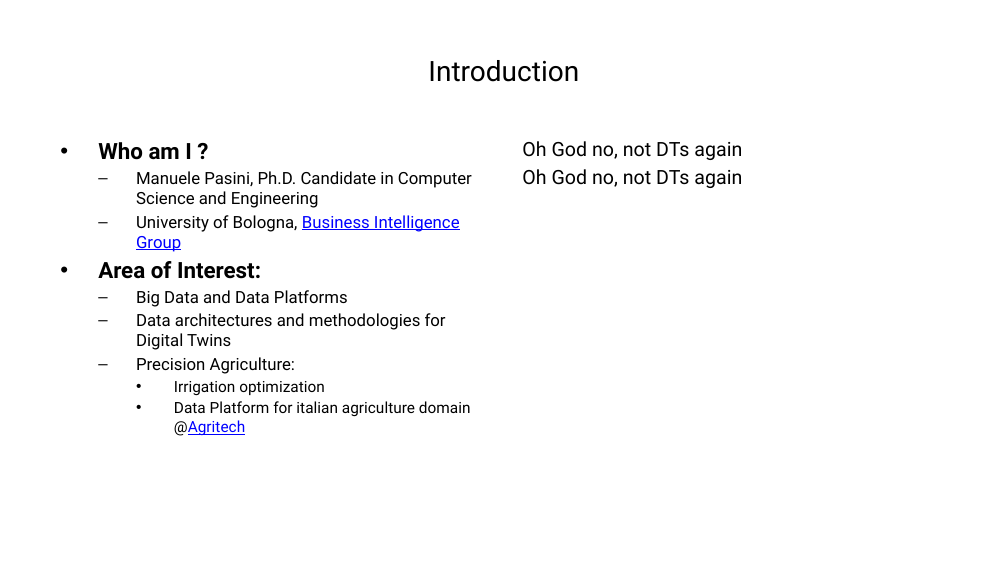
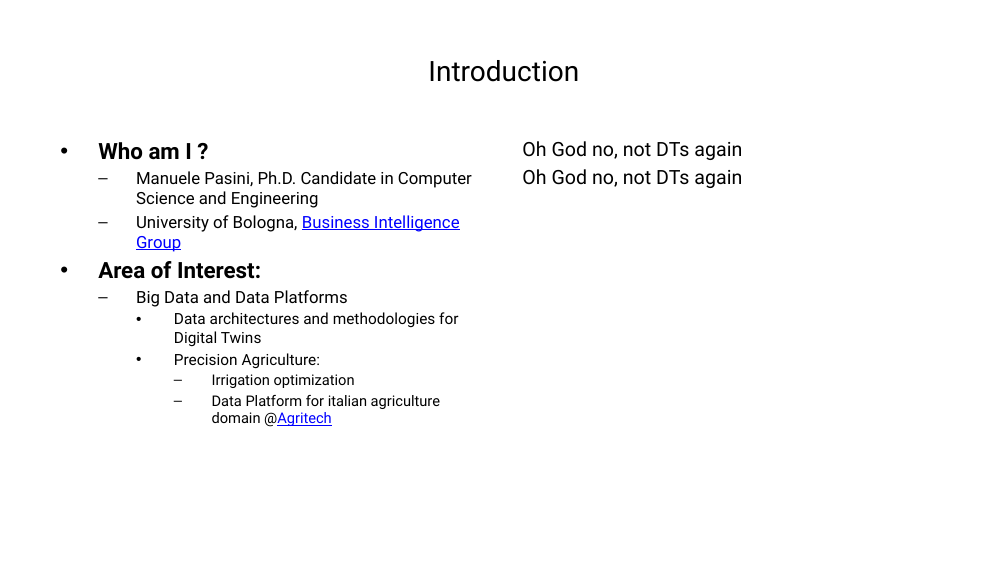
Before and after one commit to ManuelePasini/slides-markdown, a slide deck: slide 1 of ioanninaSlides.pptx. Drawn at 1008x567 pixels with LibreOffice and Linux fonts; fonts in the diff are those of the drawing. Boxes give left, top, right and bottom in pixels: in the first picture for what was removed or moved away, otherwise in the second. Text is boxed around its words. In the diff, an @@ line names an element or a change of style, - is before the commit and + after.

```diff
--- a/ioanninaSlides.pptx
+++ b/ioanninaSlides.pptx
@@ text at [174,312,458,427]: size 12 to 11 pt in "Data architectures and methodologies for Digital Twins", "Precision Agriculture:"; size 11 to 10.5 pt in "Irrigation optimization", "Data Platform for italian agriculture domain @Agritech"; bullet – to •; list level 2 to 3 in "Data architectures and methodologies for ..."; list level 2 to 3 in "Precision Agriculture:"; bullet • to –; list level 3 to 4 in "Irrigation optimization"; list level 3 to 4 in "Data Platform for italian agriculture ..." @@
```
Also in this commit, not shown: 4 other files.
